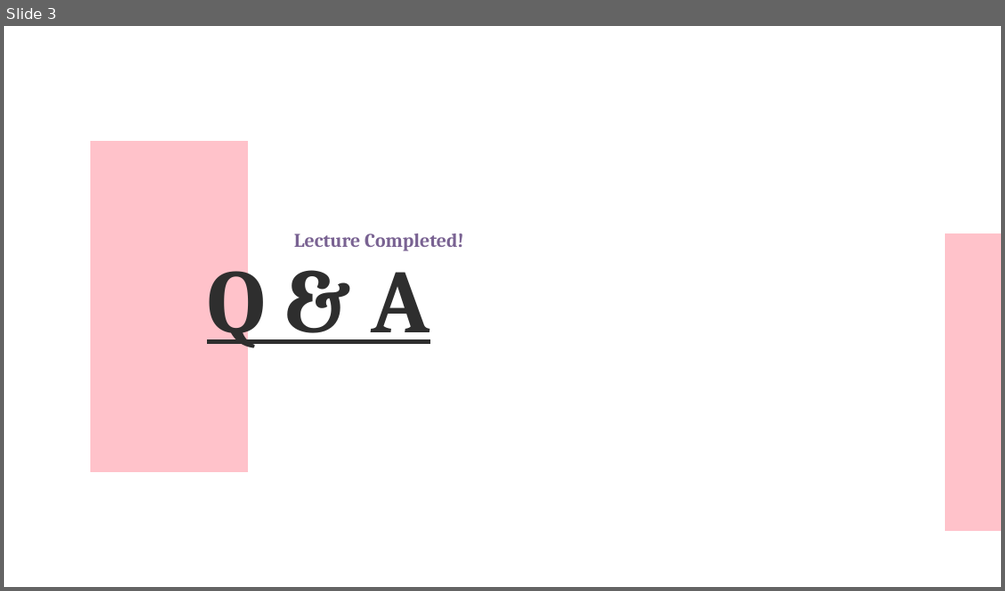
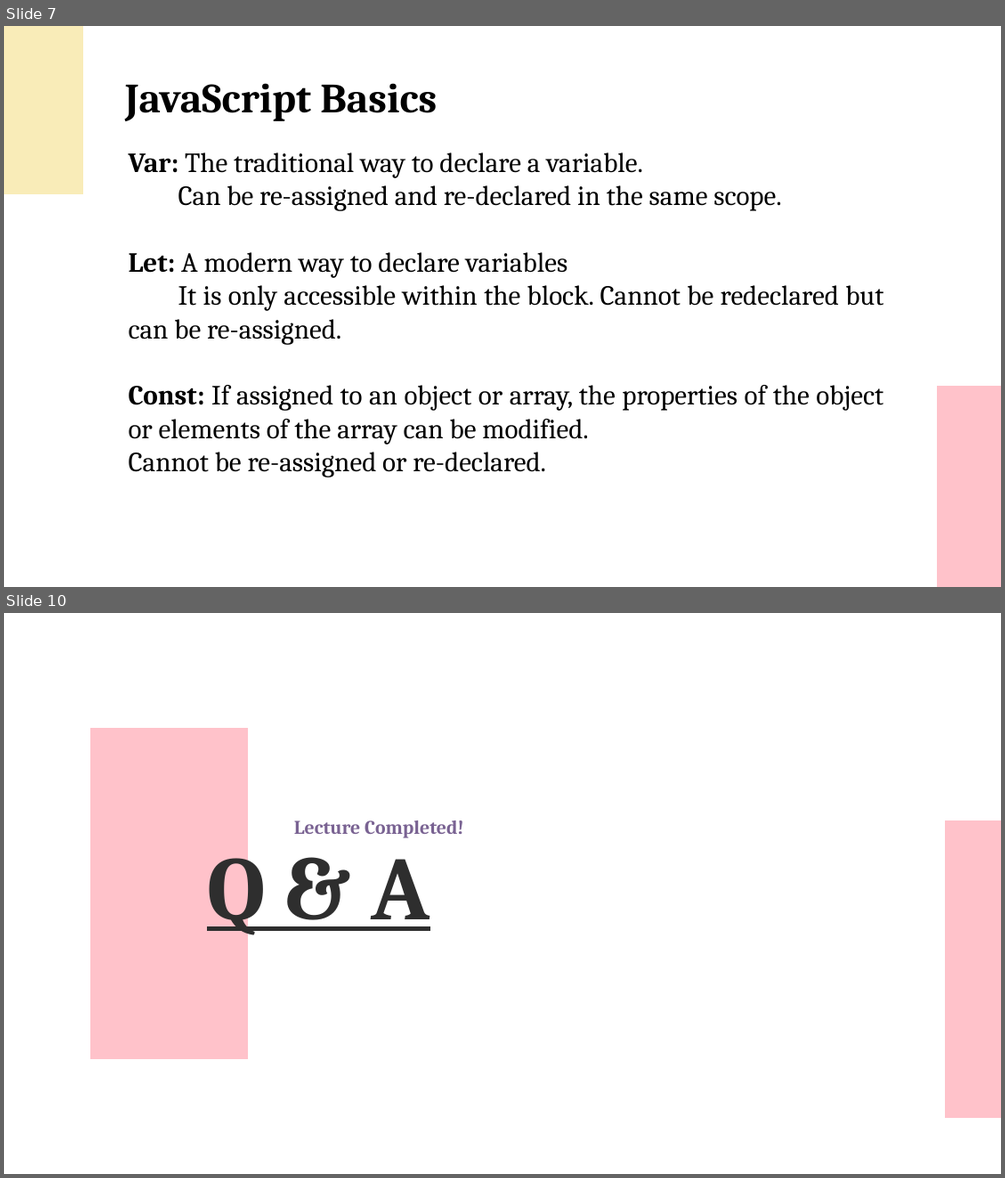
Before and after one commit to UKhayam/Web-Design-Web-Programming, a slide deck: Web-Lecture-05.pptx. Shown one above the other, each under a label of ours: slide 3 before the commit, slides 7 and 10 after it; the slides between them are not shown. The pictures are 1005x591 and 1005x1178 pixels, drawn with LibreOffice and Linux fonts; fonts in the diff are those of the drawing. Boxes give left, top, right and bottom in pixels: in the first picture for what was removed or moved away, otherwise in the second. Text is boxed around its words. In the diff, an @@ line names an element or a change of style, - is before the commit and + after.

```diff
--- a/Web-Lecture-05.pptx
+++ b/Web-Lecture-05.pptx
@@ slide 7 added at <box>4,26,1001,587</box>, background #FFFFFF @@
@@ freeform shape added at <box>4,26,82,194</box>, fill #F9ECB8 @@
@@ text added at <box>125,83,437,121</box>, 60 pt, text #000000, bold @@
+JavaScript Basics
@@ text added at <box>129,152,883,477</box>, 40 pt, text #000000 @@
+  Var: The traditional way to declare a variable.
+  Can be re-assigned and re-declared in the same scope.
+  Let: A modern way to declare variables
+  It is only accessible within the block. Cannot be redeclared but can be re-assigned.
+  Const: If assigned to an object or array, the properties of the object or elements of the array can be modified.
+  Cannot be re-assigned or re-declared.
@@ freeform shape added at <box>937,386,1001,587</box>, fill #FFC2CA @@
@@ what was slide 3 is now slide 10 @@
```
Also in this commit, not shown: 1 slide changed, 7 other slides added, 1 slide removed, 4 other files.
